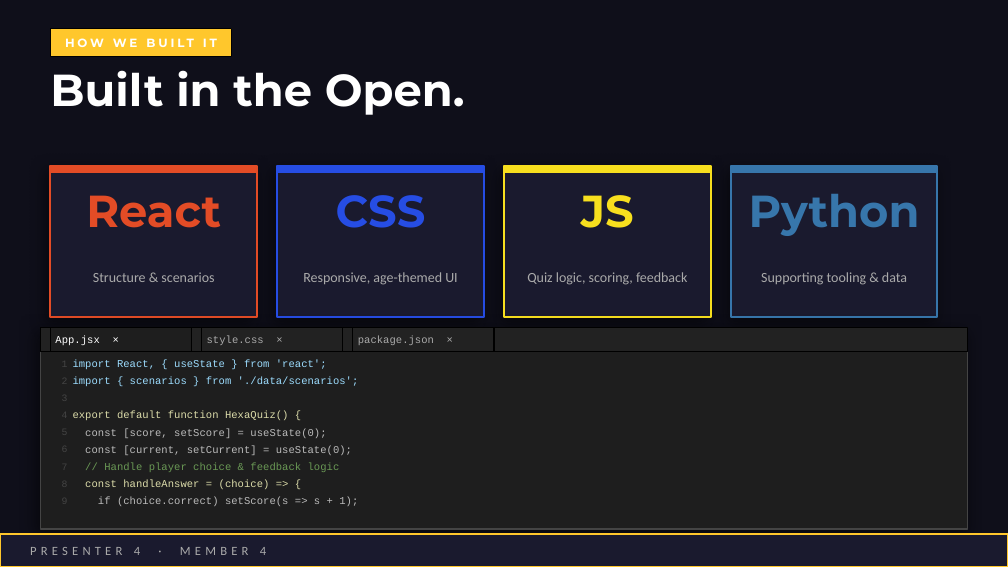
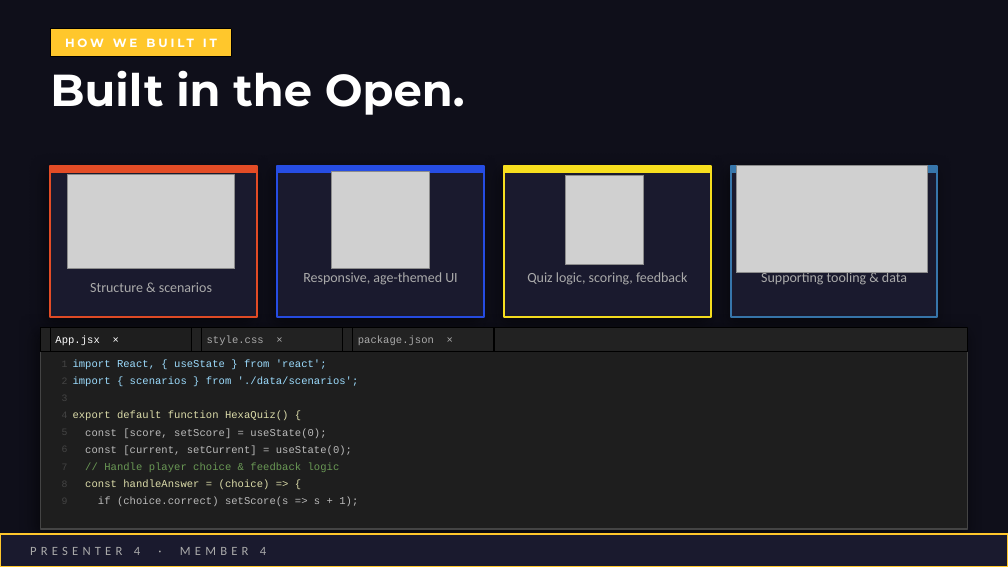
Before and after one commit to wlaa41/CoventryUnivesity_503IT_Hexa, a slide deck: slide 7 of Hexa_CU_Theme.pptx. Drawn at 1008x567 pixels with LibreOffice and Linux fonts; fonts in the diff are those of the drawing; grey boxes stand for pictures. Boxes give left, top, right and bottom in pixels: in the first picture for what was removed or moved away, otherwise in the second. Text is boxed around its words. In the diff, an @@ line names an element or a change of style, - is before the commit and + after.

```diff
--- a/Hexa_CU_Theme.pptx
+++ b/Hexa_CU_Theme.pptx
@@ picture added at (68, 175, 235, 269) @@
@@ picture added at (332, 171, 429, 269) @@
@@ picture added at (565, 175, 644, 264) @@
@@ picture added at (736, 165, 927, 273) @@
@@ text removed at (86, 195, 221, 228) @@
-React
@@ text removed at (336, 195, 426, 228) @@
-CSS
@@ text removed at (581, 195, 634, 228) @@
-JS
@@ text removed at (749, 194, 920, 236) @@
-Python
@@ text "Structure & scenarios": place and size @@
-text "Structure & scenarios" at (93, 272, 214, 282)
+text "Structure & scenarios" at (90, 282, 212, 292)
```
Also in this commit, not shown: 4 other files.
